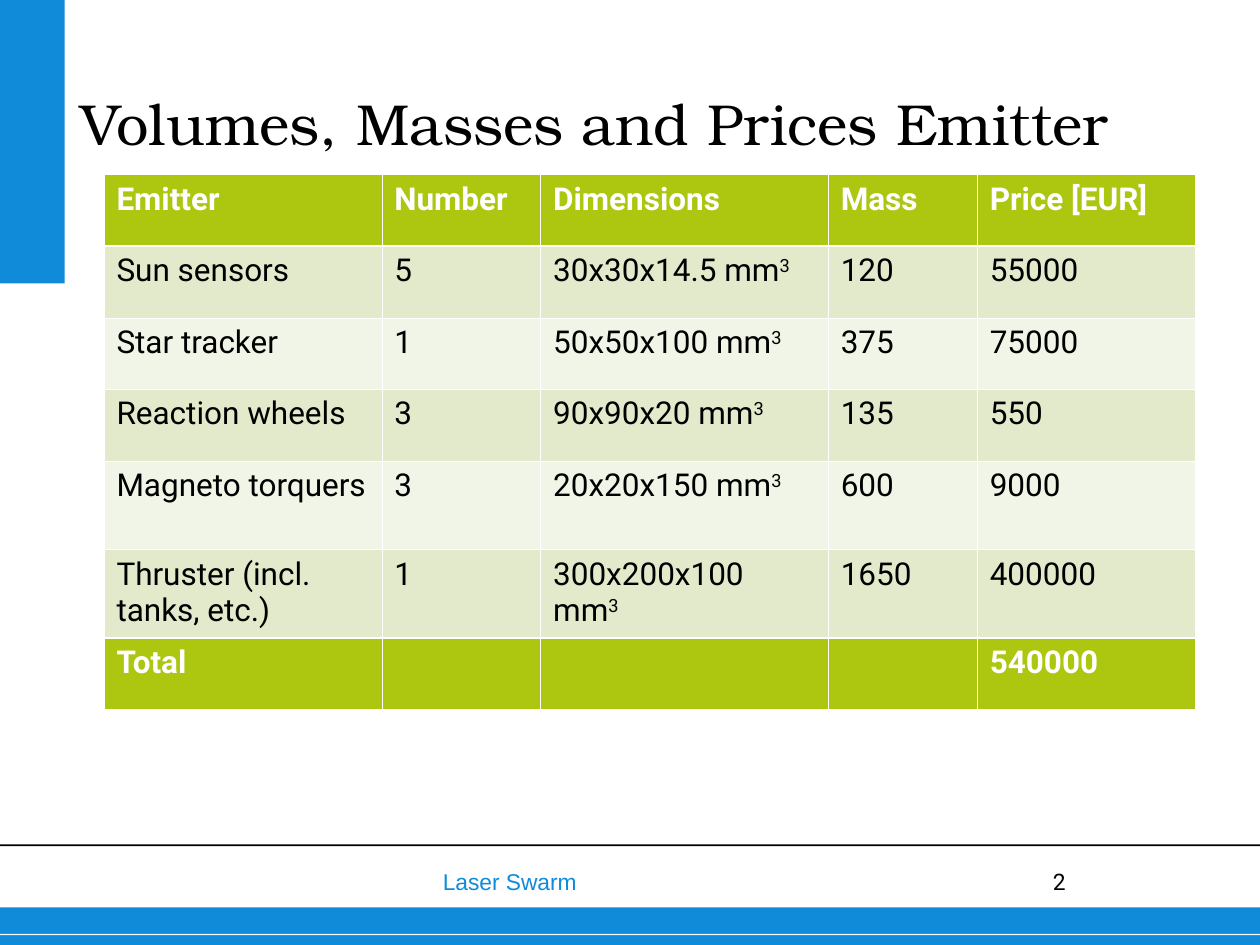
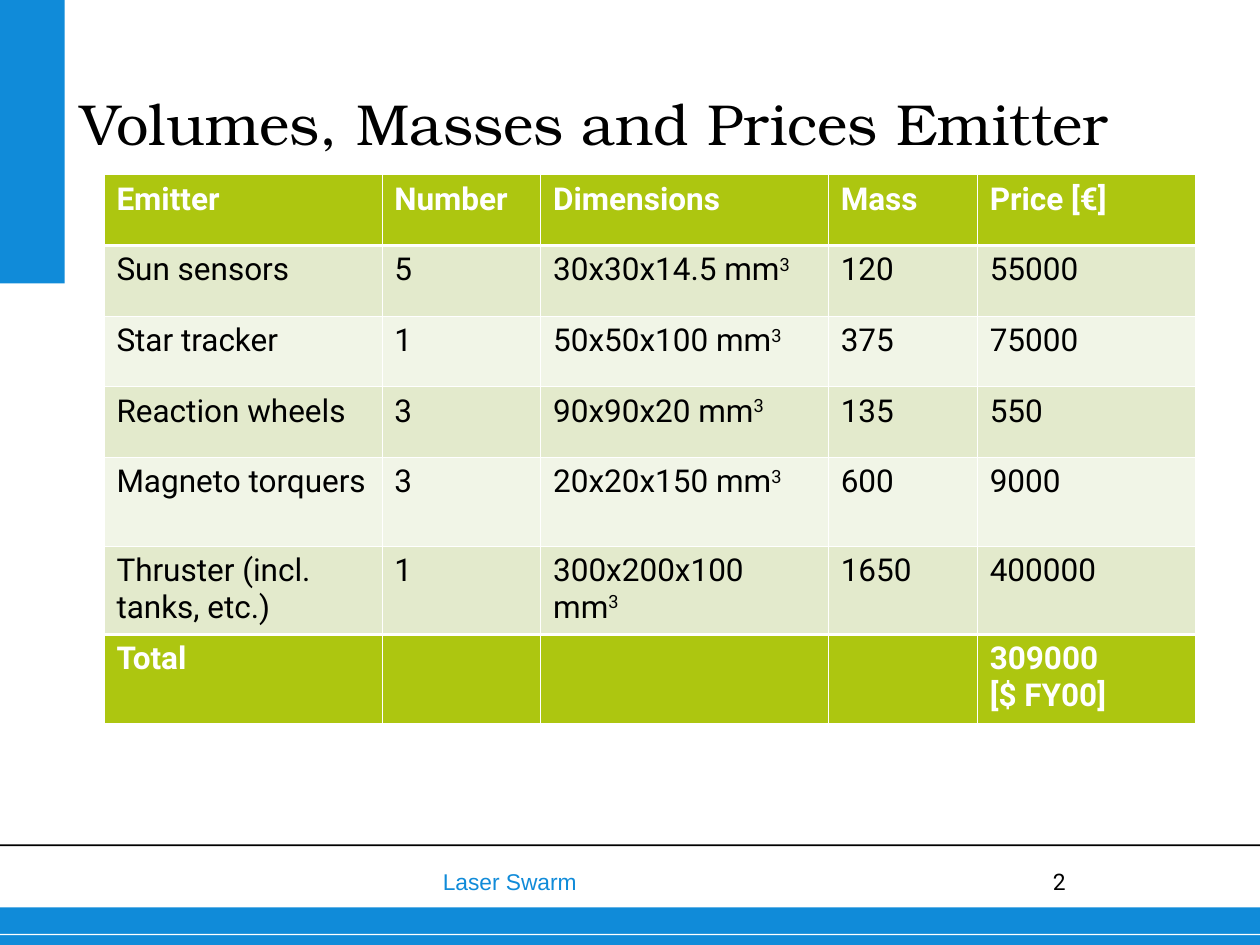
Before and after one commit to thewisenerd/laser-swarm, a slide deck: slide 2 of finalPresentation/subsections/Emitter Satellite_erratum.ppt. Drawn at 1260x945 pixels with LibreOffice and Linux fonts; fonts in the diff are those of the drawing; background and template pictures are left out. Boxes give left, top, right and bottom in pixels: in the first picture for what was removed or moved away, otherwise in the second. Text is boxed around its words. In the diff, an @@ line names an element or a change of style, - is before the commit and + after.

```diff
--- a/finalPresentation/subsections/Emitter Satellite_erratum.ppt
+++ b/finalPresentation/subsections/Emitter Satellite_erratum.ppt
@@ table at <box>105,175,1194,723</box> @@
-row 1, column 5: Price [EUR]
+row 1, column 5: Price [€]
-row 7, column 5: 540000
+row 7, column 5: 309000 / [$ FY00]
```
Also in this commit, not shown: 1 other slide changed, 1 other file.
